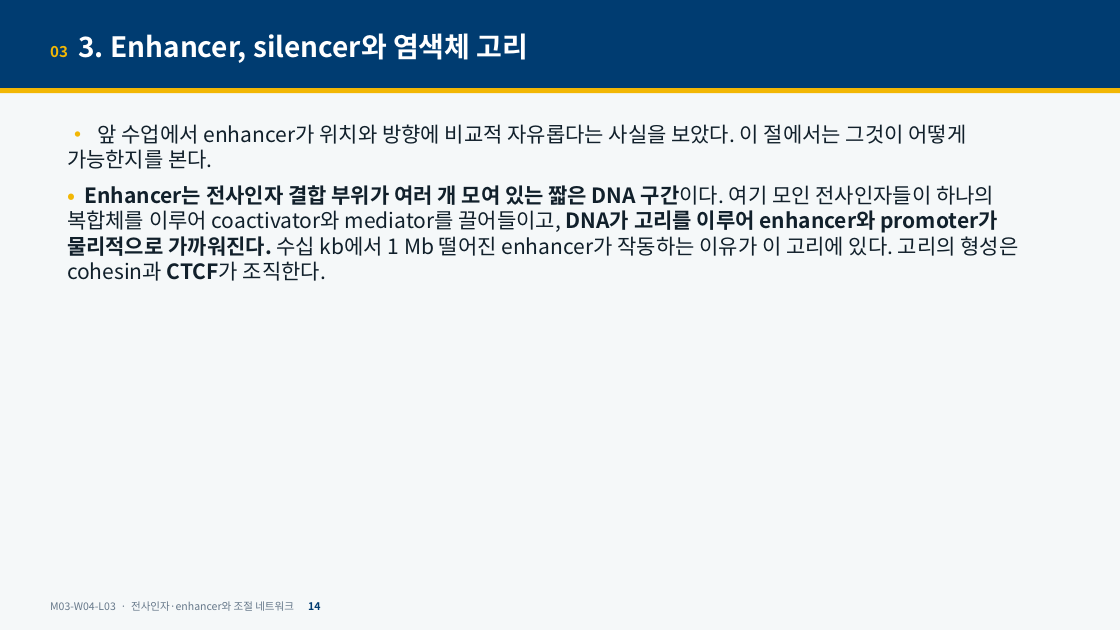
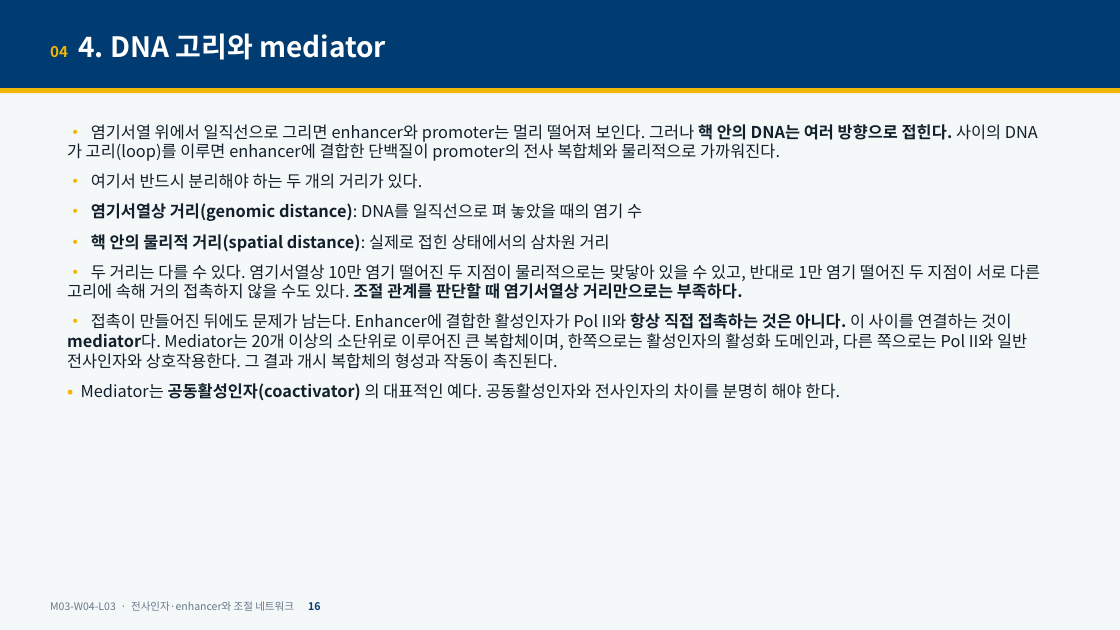
Before and after one commit to hoperiasd2/hoperiasd2.github.io, a slide deck: slide 16 of curriculum/M03/W04/L03/slides.pptx (slide 14 before the commit). Drawn at 1120x630 pixels with LibreOffice and Linux fonts; fonts in the diff are those of the drawing. Boxes give left, top, right and bottom in pixels: in the first picture for what was removed or moved away, otherwise in the second. Text is boxed around its words. In the diff, an @@ line names an element or a change of style, - is before the commit and + after.

```diff
--- a/curriculum/M03/W04/L03/slides.pptx
+++ b/curriculum/M03/W04/L03/slides.pptx
@@ text at bbox=[50, 33, 386, 60]: text changed @@
-03 3. Enhancer, silencer와 염색체 고리
+04 4. DNA 고리와 mediator
@@ text at bbox=[67, 124, 1040, 400]: text changed; size 18 to 14 pt @@
-• 앞 수업에서 enhancer가 위치와 방향에 비교적 자유롭다는 사실을 보았다. 이 절에서는 그것이 어떻게 가능한지를 본다.
-• Enhancer는 전사인자 결합 부위가 여러 개 모여 있는 짧은 DNA 구간이다. 여기 모인 전사인자들이 하나의 복합체를 이루어 coactivator와 mediator를 끌어들이고, DNA가 고리를 이루어 enhancer와 promoter가 물리적으로 가까워진다. 수십 kb에서 1 Mb 떨어진 enhancer가 작동하는 이유가 이 고리에 있다. 고리의 형성은 cohesin과 CTCF가 조직한다.
+• 염기서열 위에서 일직선으로 그리면 enhancer와 promoter는 멀리 떨어져 보인다. 그러나 핵 안의 DNA는 여러 방향으로 접힌다. 사이의 DNA가 고리(loop)를 이루면 enhancer에 결합한 단백질이 promoter의 전사 복합체와 물리적으로 가까워진다.
+• 여기서 반드시 분리해야 하는 두 개의 거리가 있다.
+• 염기서열상 거리(genomic distance): DNA를 일직선으로 펴 놓았을 때의 염기 수
+• 핵 안의 물리적 거리(spatial distance): 실제로 접힌 상태에서의 삼차원 거리
+• 두 거리는 다를 수 있다. 염기서열상 10만 염기 떨어진 두 지점이 물리적으로는 맞닿아 있을 수 있고, 반대로 1만 염기 떨어진 두 지점이 서로 다른 고리에 속해 거의 접촉하지 않을 수도 있다. 조절 관계를 판단할 때 염기서열상 거리만으로는 부족하다.
+• 접촉이 만들어진 뒤에도 문제가 남는다. Enhancer에 결합한 활성인자가 Pol II와 항상 직접 접촉하는 것은 아니다. 이 사이를 연결하는 것이 mediator다. Mediator는 20개 이상의 소단위로 이루어진 큰 복합체이며, 한쪽으로는 활성인자의 활성화 도메인과, 다른 쪽으로는 Pol II와 일반 전사인자와 상호작용한다. 그 결과 개시 복합체의 형성과 작동이 촉진된다.
+• Mediator는 공동활성인자(coactivator) 의 대표적인 예다. 공동활성인자와 전사인자의 차이를 분명히 해야 한다.
@@ text at bbox=[50, 601, 320, 611]: text changed @@
-M03-W04-L03 · 전사인자·enhancer와 조절 네트워크 14
+M03-W04-L03 · 전사인자·enhancer와 조절 네트워크 16
```
Also in this commit, not shown: 38 other slides changed, 12 slides added, 5 slides removed, 17 other files.
